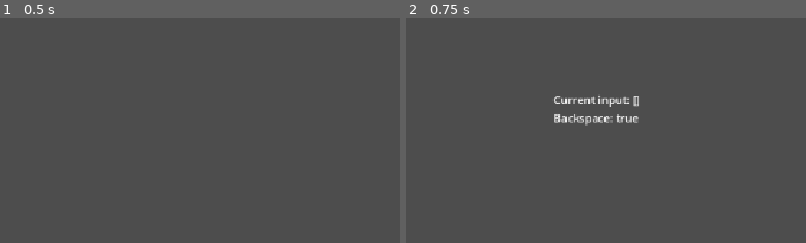
Above: before the commit, frames 1-2 (left to right).
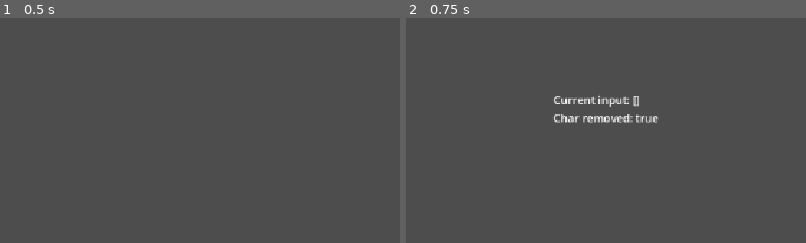
Above: after the commit, the same moments.

Repository: LeeroyDilim/untitled-typing-game
Game: Godot game, scene res://testing/typing/test_typing.tscn
Two runs of this game, one before a commit and one after it. Both use one fixed random seed, a clock stepped at 60 frames per second and the inputs below.
Inputs:
- Up to frame 1 (0.5 s): no input
- Up to frame 2 (0.75 s): tap Enter at 0.5 s; tap Backspace at 0.6 s
The pictures show only the part of the screen within x 8-58%, y 0-50%; the shares and areas given below are measured in that part.

Frame 1 is identical in both runs. In frame 2, 0.6% of the frame differs, in the area x 37-64%, y 42-48%.

Commit message:
basic station parent class implemented + example class

Diff:
--- a/systems/typing_buffer/typing_buffer.gd
+++ b/core/input/typing_buffer.gd
@@ -1,7 +1,7 @@
 extends Node
 
 var curr_input : String = ""
-signal input_received(input: String, char_removed: bool)
+signal input_updated(input: String, char_removed: bool)
 
 func _unhandled_input(event: InputEvent) -> void:
 	if not event is InputEventKey or not event.is_pressed():
@@ -20,7 +20,7 @@
 		curr_input += String.chr(event.unicode)
 
 	curr_input = curr_input.strip_edges(true,false).to_lower() #remove leading whitespace and convert to lower case
-	input_received.emit(curr_input, char_removed)
+	input_updated.emit(curr_input, char_removed)
 
 func clear_input():
 	curr_input = ""
--- /dev/null
+++ b/restaurant/stations/prepare_station/prepare_station.gd
@@ -0,0 +1,36 @@
+extends Station
+
+var chosen_ingredient : String
+
+func _ready():
+	STATES = {
+		"idle" : {
+			"state_name" : "idle",
+			"prompt" : [[station_name]]
+		},
+		"choose_ingredient": {
+			"state_name": "choose_ingredient",
+			"prompt": [["pickle","onion","tomato","lettuce"]]
+		},
+		"chop": {
+			"state_name": "chop",
+			"prompt": [["chop"],["chop"],["chop"]]
+		}
+	}
+
+	super._ready()
+
+func handle_prompt(prompt : String) -> bool:
+	if !super.handle_prompt(prompt):
+		return false
+
+	match curr_state.state_name:
+		"idle":
+			update_state(STATES.choose_ingredient)
+		"choose_ingredient":
+			chosen_ingredient = prompt
+			update_state(STATES.chop)
+		"chop":
+			_consume_prompt(STATES.choose_ingredient)
+
+	return true
--- /dev/null
+++ b/restaurant/stations/station.gd
@@ -0,0 +1,56 @@
+extends Node
+class_name Station
+
+@export var station_name : String
+
+signal prompts_updated(prompt)
+signal highlight_prompt(input)
+signal prompt_mistyped()
+
+var STATES
+var curr_state
+
+func _ready():
+	curr_state = STATES.idle
+
+func start_station() -> void:
+	prompts_updated.emit(curr_state.prompt)
+
+func leave_station() -> void:
+	update_state(STATES.idle)
+
+func highlight_input(input : String) -> bool:
+	if !curr_state.prompt:
+		return false
+
+	var input_is_highlighted = false
+	highlight_prompt.emit(input)
+
+	for prompt in curr_state.prompt[0]:
+		if prompt.begins_with(input):
+			input_is_highlighted = true
+			break
+
+	return input_is_highlighted
+
+func handle_misinput() -> void:
+	prompt_mistyped.emit()
+	highlight_prompt.emit("")
+
+func handle_prompt(prompt : String) -> bool:
+	if !curr_state.prompt:
+		return false
+
+	return prompt in curr_state.prompt[0]
+
+func update_state(new_state : Dictionary) -> void:
+	curr_state = new_state.duplicate(true)
+
+func _consume_prompt(next_state: Dictionary) -> bool:
+	curr_state.prompt.pop_front()
+
+	var transitioned = curr_state.prompt.is_empty()
+	var updated_state = next_state if transitioned else curr_state
+
+	update_state(updated_state)
+	return transitioned
--- a/testing/typing/test_typing.tscn
+++ b/testing/typing/test_typing.tscn
@@ -1,7 +1,7 @@
 [gd_scene format=3 uid="uid://c2xuyovxfff70"]
 
-[ext_resource type="Script" uid="uid://bihj4ujx33pmw" path="res://systems/typing_buffer/typing_buffer.gd" id="1_h4yc2"]
-[ext_resource type="Script" uid="uid://c6gt8ybgwngt6" path="res://testing/typing/test_typing_label.gd" id="2_doaqh"]
+[ext_resource type="Script" uid="uid://bihj4ujx33pmw" path="res://core/input/typing_buffer.gd" id="1_h4yc2"]
+[ext_resource type="Script" uid="uid://dpc2dlw3fkmxx" path="res://testing/typing/test_typing_label.gd" id="2_doaqh"]
 
 [node name="TestTyping" type="Node2D" unique_id=861163833]
 script = ExtResource("1_h4yc2")
@@ -13,4 +13,4 @@
 offset_bottom = 129.29616
 script = ExtResource("2_doaqh")
 
-[connection signal="input_received" from="." to="Label" method="_on_test_typing_input_received"]
+[connection signal="input_updated" from="." to="Label" method="_on_test_typing_input_updated"]
--- a/testing/typing/test_typing_label.gd
+++ b/testing/typing/test_typing_label.gd
@@ -1,4 +1,4 @@
 extends Label
 
-func _on_test_typing_input_received(curr_input: String, was_backspace: bool) -> void:
-	text = "Current input: [%s]\nBackspace: %s" % [curr_input, was_backspace]
+func _on_test_typing_input_updated(input: String, char_removed: bool) -> void:
+	text = "Current input: [%s]\nChar removed: %s" % [input, char_removed]
Renamed: systems/typing_buffer/typing_buffer.gd.uid -> core/input/typing_buffer.gd.uid
Not shown, added: restaurant/stations/prepare_station/prepare_station.gd.uid
Not shown, added: restaurant/stations/station.gd.uid
Not shown, changed: testing/typing/test_typing_label.gd.uid
